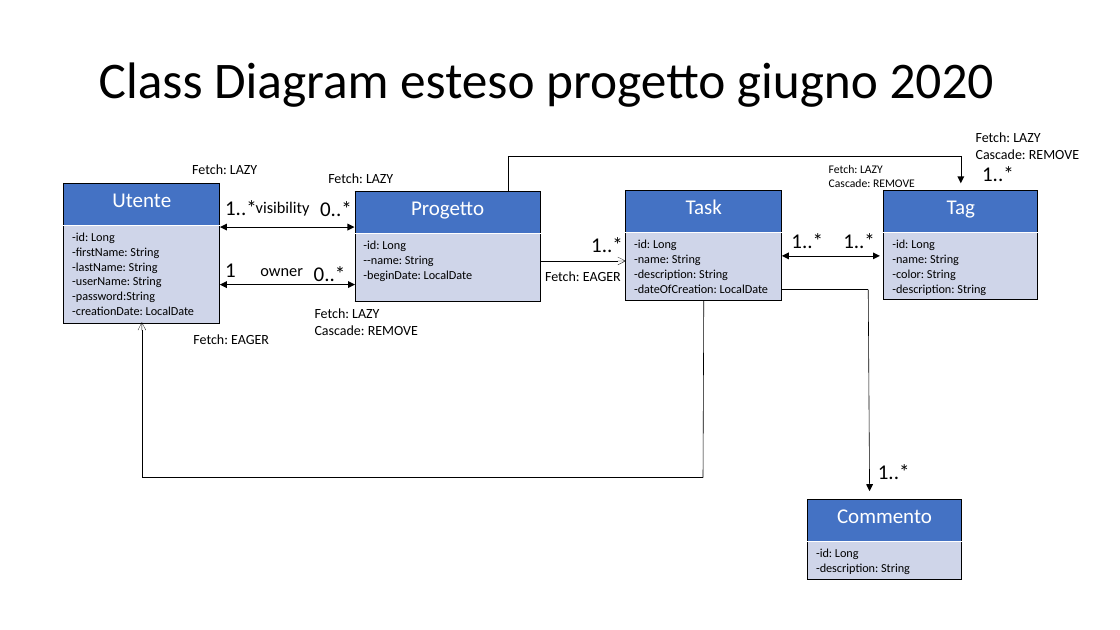
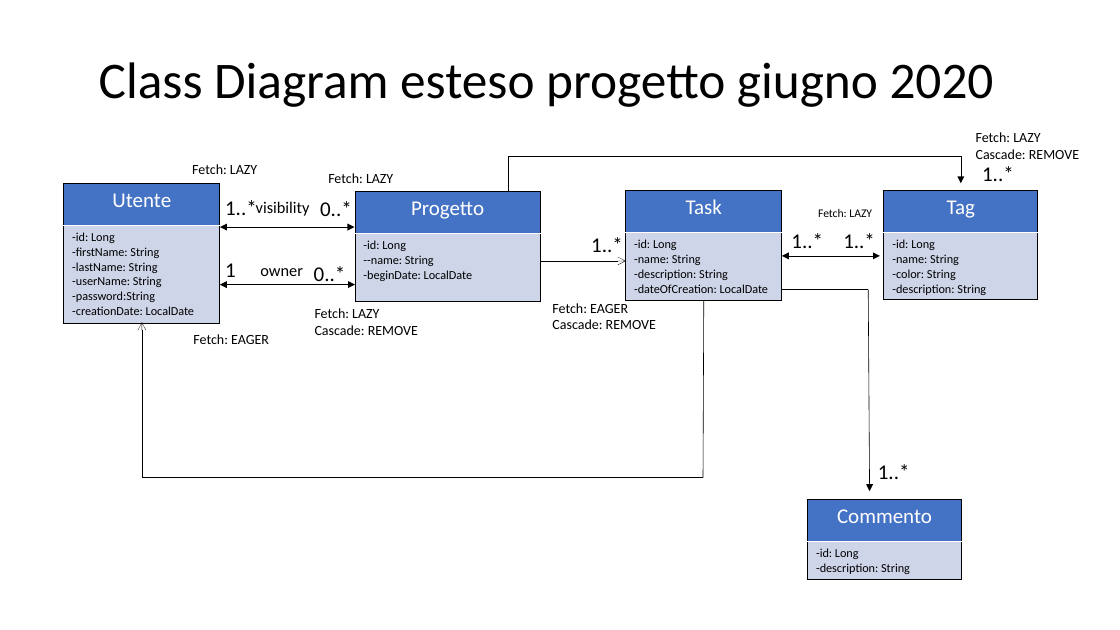
Before and after one commit to JohnnyWalkerRed/SIW-ProjectManager, a slide deck: slide 1 of Direttive progetto e class diagram/Class diagram.pptx. Drawn at 1120x630 pixels with LibreOffice and Linux fonts; fonts in the diff are those of the drawing. Boxes give left, top, right and bottom in pixels: in the first picture for what was removed or moved away, otherwise in the second. Text is boxed around its words. In the diff, an @@ line names an element or a change of style, - is before the commit and + after.

Commit message:
Update class diagram
apportate modifiche cascade tra Project e Task e tra Task e Tag

```diff
--- a/Direttive progetto e class diagram/Class diagram.pptx
+++ b/Direttive progetto e class diagram/Class diagram.pptx
@@ text at <box>829,179,915,191</box>: paragraph removed @@
-Cascade: REMOVE
@@ text "Fetch: LAZY": place and size @@
-text "Fetch: LAZY" at <box>829,165,915,191</box>
+text "Fetch: LAZY" at <box>818,209,872,217</box>
@@ text "Fetch: EAGER": place and size @@
-text "Fetch: EAGER" at <box>545,271,621,281</box>
+text "Fetch: EAGER" at <box>552,303,656,329</box>
@@ text at <box>552,319,656,329</box>: paragraph added @@
+Cascade: REMOVE
```
